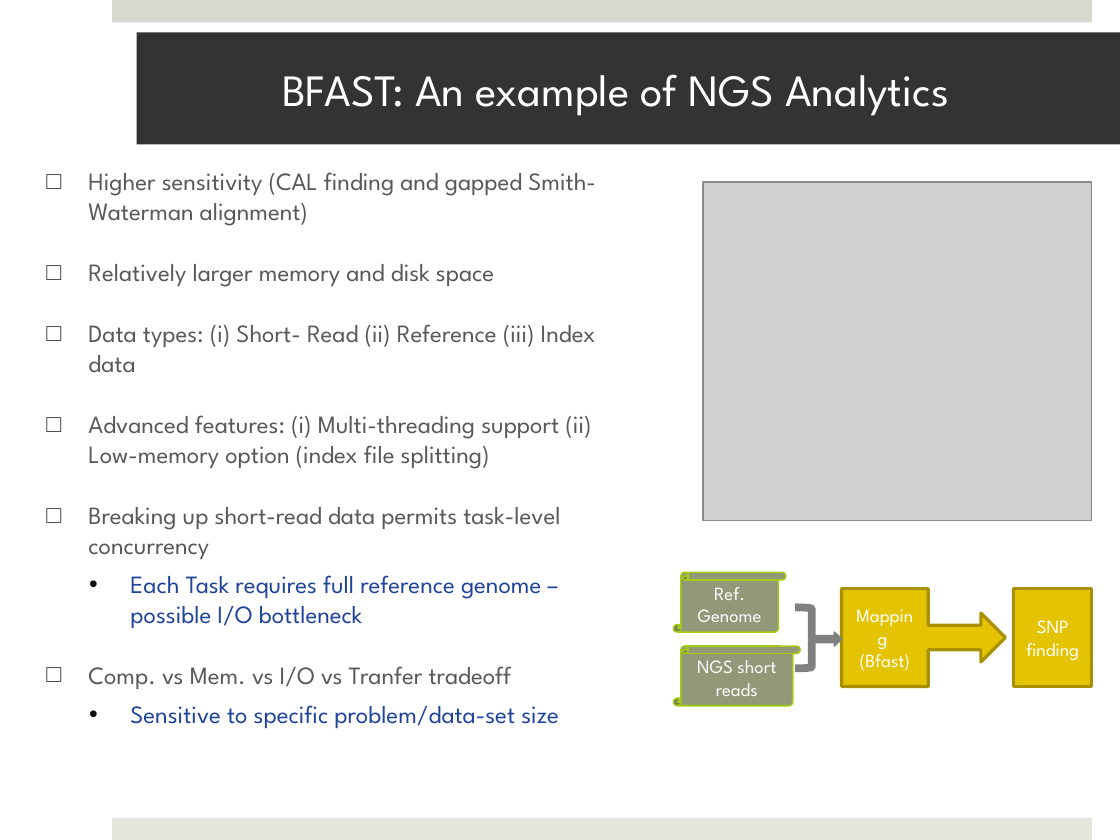
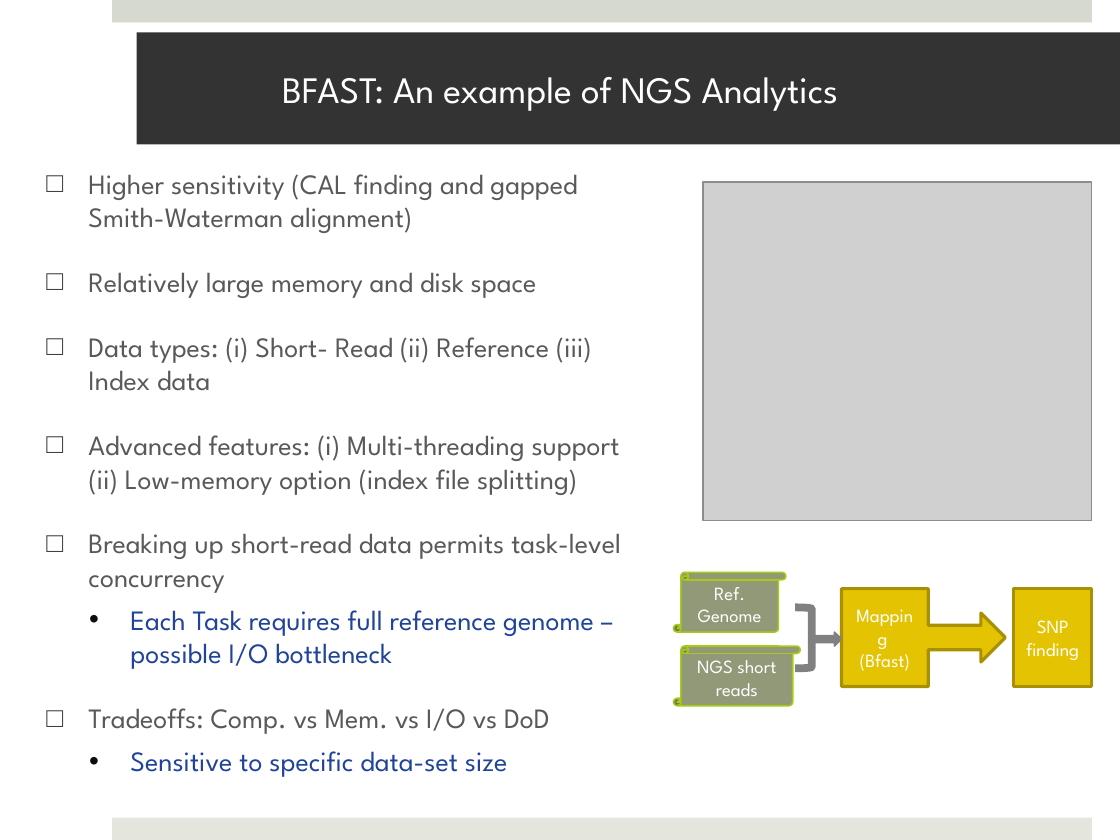
Before and after one commit to saga-project/saga-cpp-legacy-projects, a slide deck: slide 9 of saga-talks/abstractions_for_ls-microsoft.pptx (slide 8 before the commit). Drawn at 1120x840 pixels with LibreOffice and Linux fonts; fonts in the diff are those of the drawing; grey boxes stand for pictures; background and template pictures are left out. Boxes give left, top, right and bottom in pixels: in the first picture for what was removed or moved away, otherwise in the second. Text is boxed around its words. In the diff, an @@ line names an element or a change of style, - is before the commit and + after.

```diff
--- a/saga-talks/abstractions_for_ls-microsoft.pptx
+++ b/saga-talks/abstractions_for_ls-microsoft.pptx
@@ title "BFAST: An example of NGS ..." at bbox=[137, 32, 1120, 144]: size 28.8 to 24 pt @@
@@ text at bbox=[88, 174, 621, 669]: size 16 to 18 pt in "Higher sensitivity (CAL finding and gapped Smith-Waterman ...", "Data types: (i) Short- Read (ii) Reference ...", "Advanced features: (i) Multi-threading support (ii) Low-memo ...", "Breaking up short-read data permits task-level concurrency" and 1 more places @@
@@ text at bbox=[88, 272, 537, 298]: text changed; size 16 to 18 pt @@
-□ Relatively larger memory and disk space
+□ Relatively large memory and disk space
@@ text at bbox=[88, 708, 550, 777]: text changed; size 16 to 18 pt; text colour #21449B to #595959 @@
-□ Comp. vs Mem. vs I/O vs Tranfer tradeoff
-  • Sensitive to specific problem/data-set size
+□ Tradeoffs: Comp. vs Mem. vs I/O vs DoD
+  • Sensitive to specific data-set size
```
Also in this commit, not shown: 13 other slides changed, 3 slides added, 6 slides removed.
